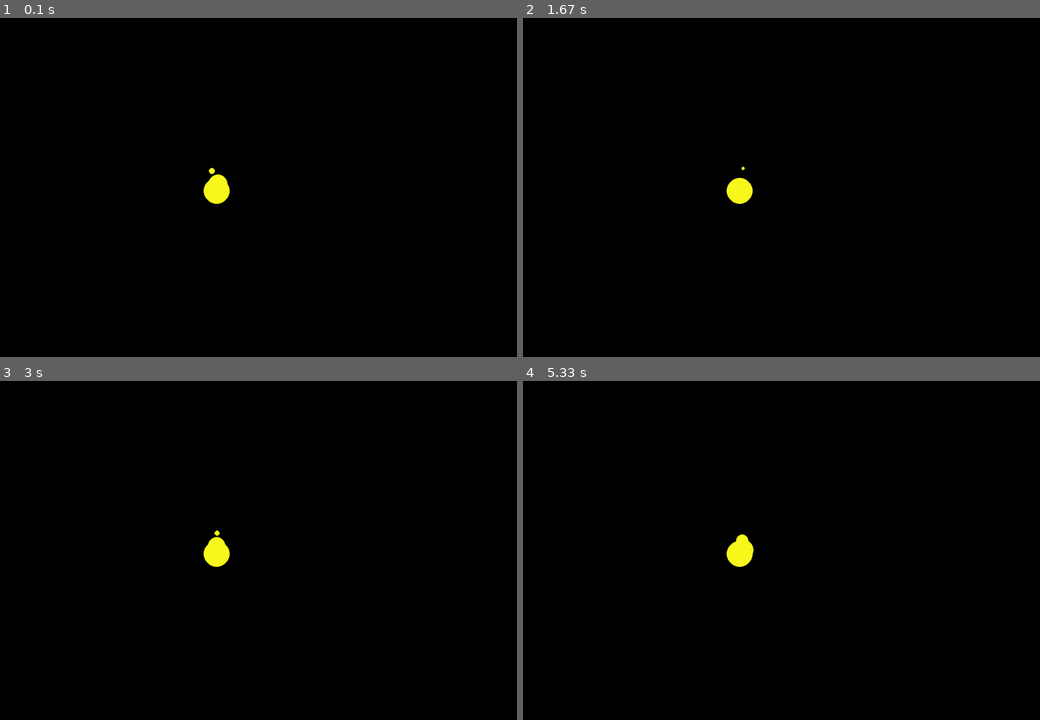
Above: before the commit, frames 1-4 (two rows, left to right).
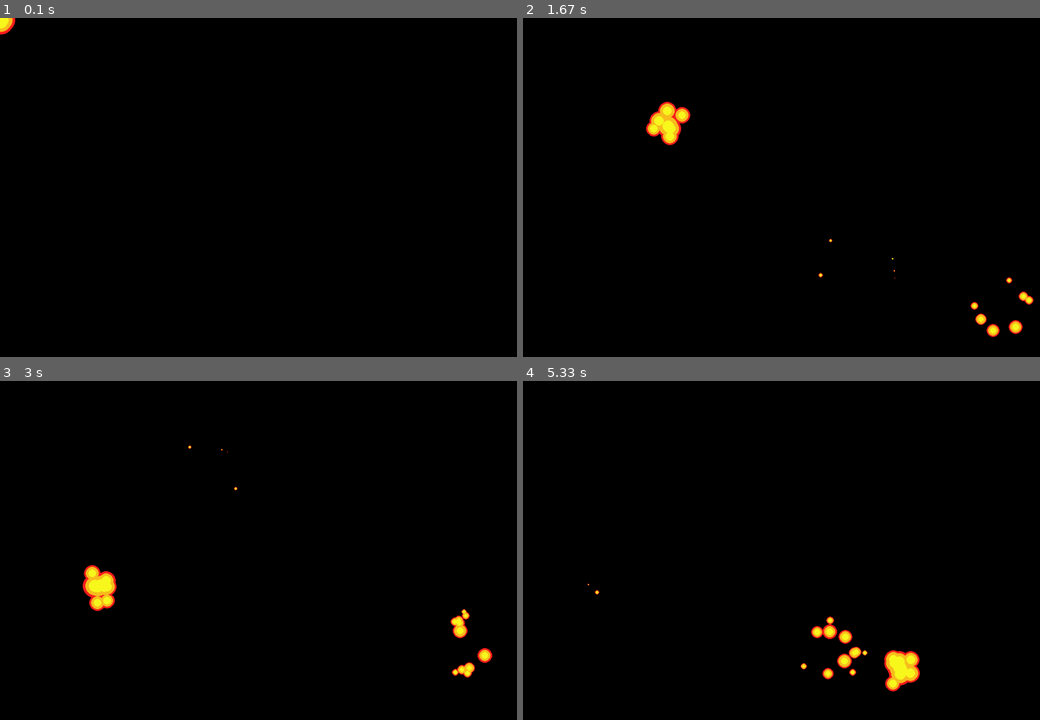
Above: after the commit, the same moments.

Repository: h4sski-programming/pygame_playground
Game: pygame game, started from main.py
The game is run twice, just before and just after one commit, with the same random seed, the same clock (stepped at 60 frames per second) and the same inputs.
Inputs (mouse positions are in pixels of both pictures, inside the frame that each line leads up to):
- Up to frame 1 (0.1 s): no input
- Up to frame 2 (1.67 s): click (802, 190) at 0.38 s; click (853, 268) at 0.72 s; click (1003, 312) at 1.05 s; click (667, 123) at 1.38 s
- Up to frame 3 (3 s): click (279, 597) at 1.72 s; click (196, 482) at 2.05 s; click (470, 645) at 2.38 s; click (98, 587) at 2.72 s
- Up to frame 4 (5.33 s): click (636, 486) at 3.05 s; click (667, 614) at 3.38 s; click (998, 631) at 3.72 s; click (631, 682) at 4.05 s; click (626, 574) at 4.38 s; click (833, 648) at 4.72 s; click (900, 669) at 5.05 s

The runs differ from the first frame. In frame 1, 0.5% of the frame differs, in the area x 0-45%, y 0-55%; in frame 2, 1.4%; in frame 3, 1.5%; in frame 4, 1.6%, in the area x 12-77%, y 45-92%.

Commit message:
fire on mouse position, or could of gas

Diff:
--- a/flame.py
+++ b/flame.py
@@ -1,5 +1,6 @@
 import pygame
 import random
+import math
 
 from settings import *
 
@@ -7,25 +8,60 @@
 class Flame(pygame.sprite.Sprite):
     def __init__(self) -> None:
         super().__init__()
-        self.pos = (500, 400)
+        self.pos = [500, 400]
         self.radius = 30
+        self.flamelets = []
+        self.max_flamelets = 10
+
+    def update(self) -> None:
+        # if len(self.flamelets) < self.max_flamelets and random.random()>0.9:
+        if random.random()>0.5:
+            self.flamelets.append(Flamelet(self.pos[:], self.radius))
+
+        for flamelet in self.flamelets[:]:
+            flamelet.update()
+            if not flamelet.radius > 0:
+                self.flamelets.remove(flamelet)
+
 
     def draw(self, surface:pygame.Surface) -> None:
-        colors = [RED, ORANGE, YELLOW]
+        colors = [[RED, 1], [ORANGE, 0.8], [YELLOW, 0.5]]
+
+        for color in colors:
+            # pygame.draw.circle(surface, color[0], self.pos, self.radius * color[1])
+            for flamelet in self.flamelets:
+                pygame.draw.circle(surface, color[0], flamelet.pos, flamelet.radius * color[1])
+
         # for color in colors:
         #     pygame.draw.circle(surface, color, self.pos, self.radius)
         #     pygame.draw.circle(surface, color, self.pos, self.radius*0.85)
         #     pygame.draw.circle(surface, color, self.pos, self.radius*0.6)
 
-        circles = [{'pos': self.pos, 'radius': self.radius}]
-        for _ in range(2):
-            rand = random.random()
-            pos = (self.pos[0] + self.radius*(0.5-random.random()), self.pos[1] - self.radius*2 * rand)
-            radius = self.radius * (1.00000001-rand)
-            circles.append({'pos': pos, 'radius': radius})
+        # circles = [{'pos': self.pos, 'radius': self.radius}]
+        # for _ in range(6):
+        #     rand = random.random()
+        #     pos = (self.pos[0] + self.radius*(0.5-random.random()), self.pos[1] - self.radius*2 * rand)
+        #     radius = self.radius * (1.00000001-rand)
+        #     circles.append({'pos': pos, 'radius': radius})
 
-        for color in colors:
-            for circle in circles:
-                pygame.draw.circle(surface, color, circle['pos'], circle['radius'])
-                pygame.draw.circle(surface, color, circle['pos'], circle['radius']*0.85)
-                pygame.draw.circle(surface, color, circle['pos'], circle['radius']*0.6)
+        # for color in colors:
+        #     for circle in circles:
+        #         pygame.draw.circle(surface, color[0], circle['pos'], circle['radius']*color[1])
+                # pygame.draw.circle(surface, color, circle['pos'], circle['radius']*0.85)
+                # pygame.draw.circle(surface, color, circle['pos'], circle['radius']*0.6)
+
+
+class Flamelet(pygame.sprite.Sprite):
+    def __init__(self, pos:list[float], radius:float):
+        super().__init__()
+        self.pos = pos
+        self.radius = radius
+        self.velocity = 2
+
+        angle_range = math.pi/0.5
+        self.angle = random.random()*angle_range - math.pi/2 - angle_range/2
+
+    def update(self) -> None:
+        self.pos[0] += self.velocity * math.cos(self.angle)
+        self.pos[1] += self.velocity * math.sin(self.angle)
+        self.radius -= self.velocity * 0.3
--- a/main.py
+++ b/main.py
@@ -25,7 +25,8 @@
                 self.running = False
 
     def update(self) -> None:
-        pass
+        self.flame.update()
+        self.flame.pos = list(pygame.mouse.get_pos())
 
     def draw(self) -> None:
         self.window.fill(0)
--- a/settings.py
+++ b/settings.py
@@ -1,5 +1,5 @@
 RESOLUTION = (1280, 800)
-FPS = 2
+FPS = 60
 
 ### Colors
 RED = (250, 30, 30)
